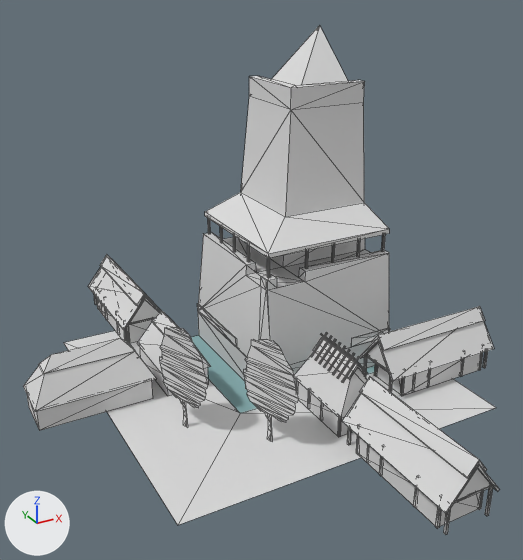
Renders of the OBJ model assets/stl_export/1c1w.obj from each side of a commit.
Before and after are seen from a camera (50 mm lens) standing at (-28.8, -52.1, 35.7) and looking at (-1.3, -2.1, 10.7). The lights are fixed; the arrows at lower left show +X, +Y and +Z. The first picture is the older version. Mesh edges are drawn as thin lines. Where no turn or scale is listed for an object, it has been applied to the vertices. Vertices at exactly the same position are counted once.

Names of what the first picture shows: '1c1w'.
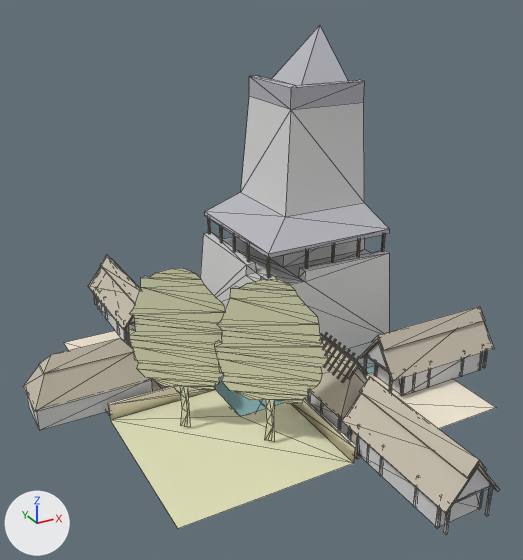
Boxes (x1, y1, x2, y2) around the edits, measured in the pictures (523 x 560 px; the box of a moved part takes in the faces that stretch with it):
part 1 of me_1c1w, moved or reshaped: before (64, 327, 496, 525); after (64, 268, 496, 528)
part 2 of me_1c1w, deleted: before (197, 303, 390, 347)
part 3 of me_1c1w, recoloured (light grey to grey): (205, 25, 389, 258) in both
part 4 of me_1c1w, recoloured: (23, 218, 499, 514) in both
part 5 of me_1c1w, recoloured: before (186, 424, 272, 441); after (187, 407, 274, 441)

What changed in the scene script:
```text
Add mat_straw:
    mat_straw = principled_material('straw')
    mat_straw.base_color = (0.569, 0.514, 0.42)  # light grey #c7bead
    mat_straw.roughness = 1.0
Add mat_cortyard:
    mat_cortyard = principled_material('cortyard')
    mat_cortyard.base_color = (0.878, 0.792, 0.651)  # pale yellow #f1e6d3
    mat_cortyard.roughness = 1.0
Add mat_w:
    mat_w = principled_material('w')
    mat_w.base_color = (0.757, 0.757, 0.502)  # beige #e2e2bc
    mat_w.roughness = 1.0
Add mat_castleroof:
    mat_castleroof = principled_material('castleRoof')
    mat_castleroof.base_color = (0.471, 0.471, 0.51)  # grey #b7b7bd
    mat_castleroof.roughness = 1.0
Change me_1c1w:
    used by ob_1c1w; location = (0.0, 0.0, 0.0)
    remove me_1c1w.from_pydata(...)  # 1086 vertices, 1632 faces; spans x -20.9..19.4, y -24.8..22.6, z -3.0..29.6
    add me_1c1w.from_pydata(...)  # 1065 vertices, 1571 faces; spans x -20.9..19.4, y -24.8..22.6, z -3.0..29.6
    me_1c1w part 1: 6 vertices moved from x -9.8..-4.6, y -9.8..-4.6, z 0.0..1.3 to x -9.8..-4.4, y -9.9..-4.6, z 0.0..2.0; 128 vertices removed from x -15.0..-3.7, y -15.0..-1.8, z 0.0..9.3; 146 vertices added at x -15.0..0.2, y -15.0..0.2, z -0.3..14.4
    me_1c1w part 2: 39 vertices removed from x 0.0..15.0, y 0.0..15.0, z 0.0..5.5
    me_1c1w part 3: 26 faces spanning x 1.2..15.0, y 1.2..15.0, z 11.0..29.6 switch from mat_default (light grey #dadada) to mat_castleroof (grey #b7b7bd)
    me_1c1w part 4: 492 faces spanning x -20.9..19.4, y -24.8..22.6, z 2.0..11.0 switch from mat_default (light grey #dadada) to mat_straw (light grey #c7bead)
    me_1c1w part 5: 2 faces spanning x -9.8..-4.4, y -9.9..-4.6, z 0.0..2.0 switch from mat_default (light grey #dadada) to mat_w (beige #e2e2bc)
    add me_1c1w.materials.append(mat_cortyard)  # pale yellow #f1e6d3
```
